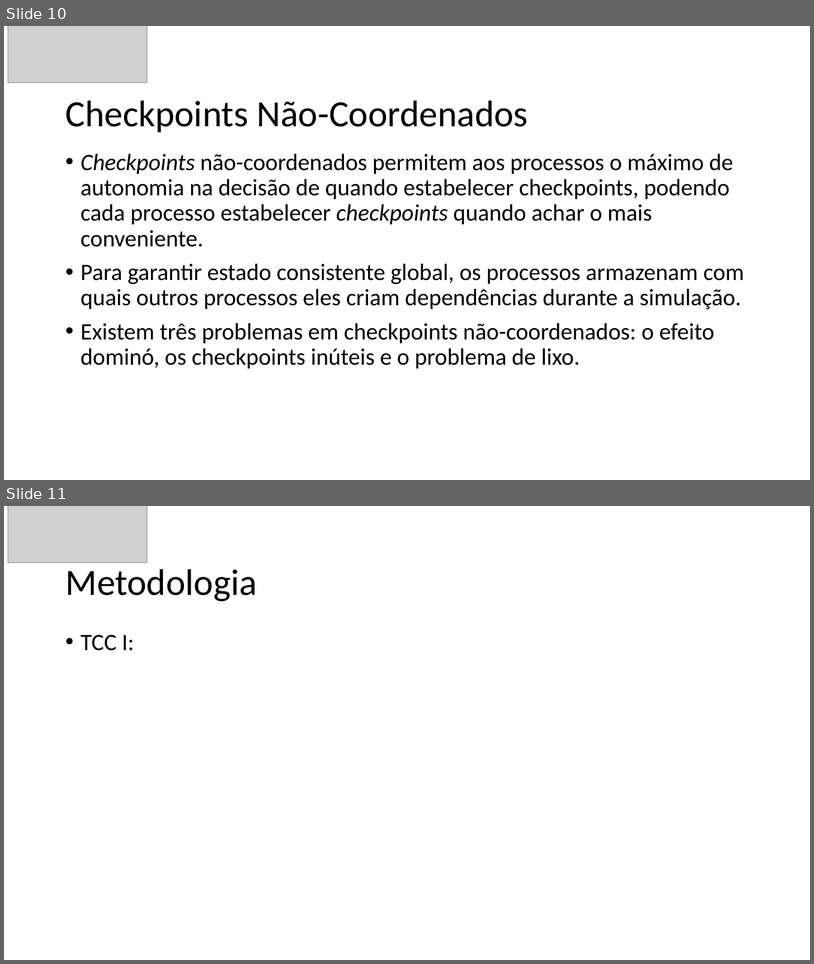
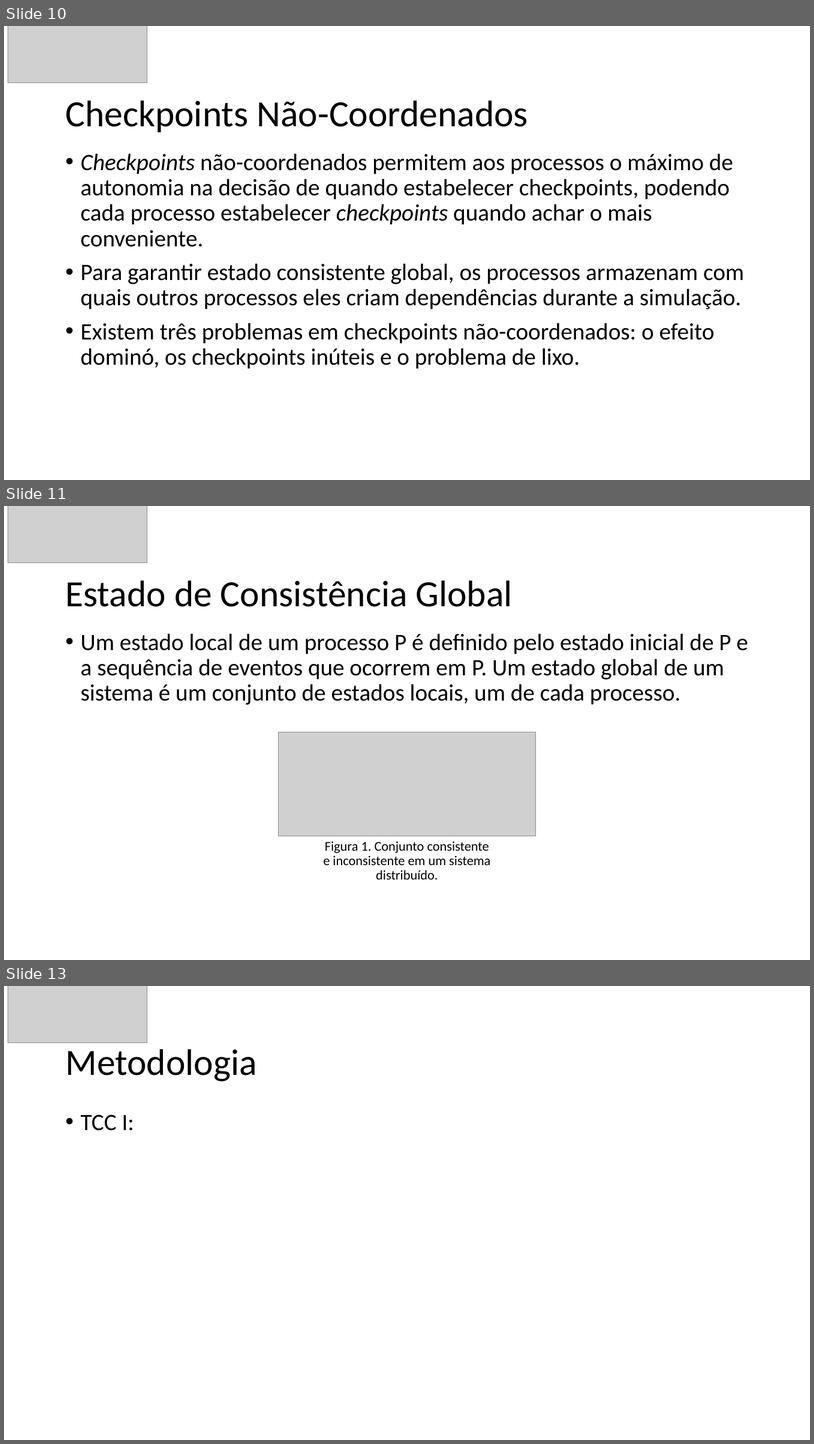
Before and after one commit to GuilhermeBizzani/TCC, a slide deck: Primeira apresentacao.pptx. Shown one above the other, each under a label of ours: slides 10 and 11 before the commit, slides 10, 11 and 13 after it; the slides between them are not shown. The pictures are 814x964 and 814x1444 pixels, drawn with LibreOffice and Linux fonts; fonts in the diff are those of the drawing; grey boxes stand for pictures. Boxes give left, top, right and bottom in pixels: in the first picture for what was removed or moved away, otherwise in the second. Text is boxed around its words. In the diff, an @@ line names an element or a change of style, - is before the commit and + after.

```diff
--- a/Primeira apresentacao.pptx
+++ b/Primeira apresentacao.pptx
@@ slide 11 added at bbox=[4, 506, 810, 960], background #FFFFFF @@
@@ picture added at bbox=[8, 506, 147, 563] @@
@@ title added at bbox=[65, 580, 513, 607], 44 pt, text #000000 @@
+Estado de Consistência Global
@@ text added at bbox=[81, 633, 748, 705], 28 pt, text #000000 @@
+• Um estado local de um processo P é definido pelo estado inicial de P e a sequência de eventos que ocorrem em P. Um estado global de um sistema é um conjunto de estados locais, um de cada processo.
@@ picture added at bbox=[279, 732, 536, 837] @@
@@ text added at bbox=[323, 841, 491, 879], 16 pt, text #000000 @@
+Figura 1. Conjunto consistente e inconsistente em um sistema distribuído.
@@ what was slide 11 is now slide 13 @@
```
Also in this commit, not shown: 2 other slides added.
